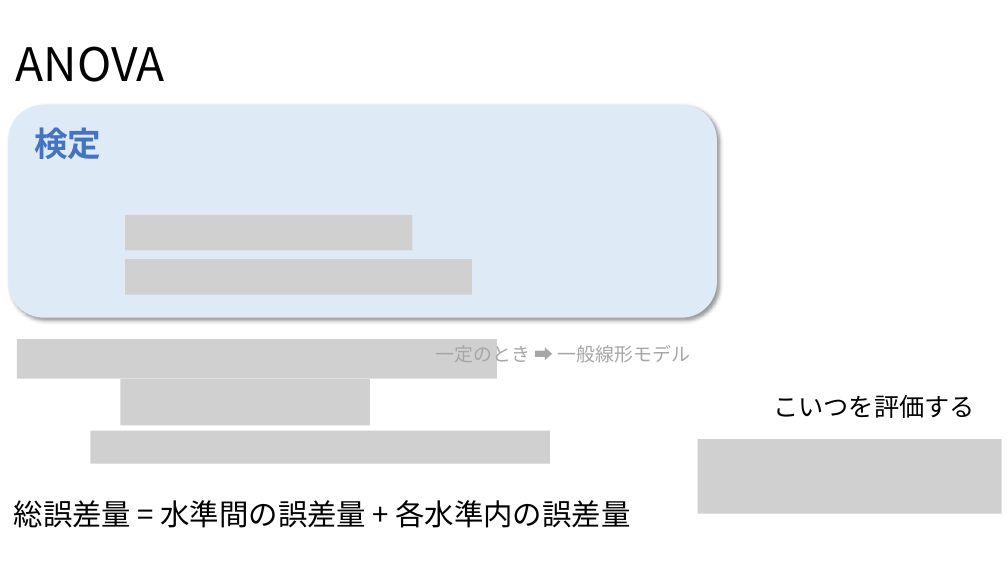
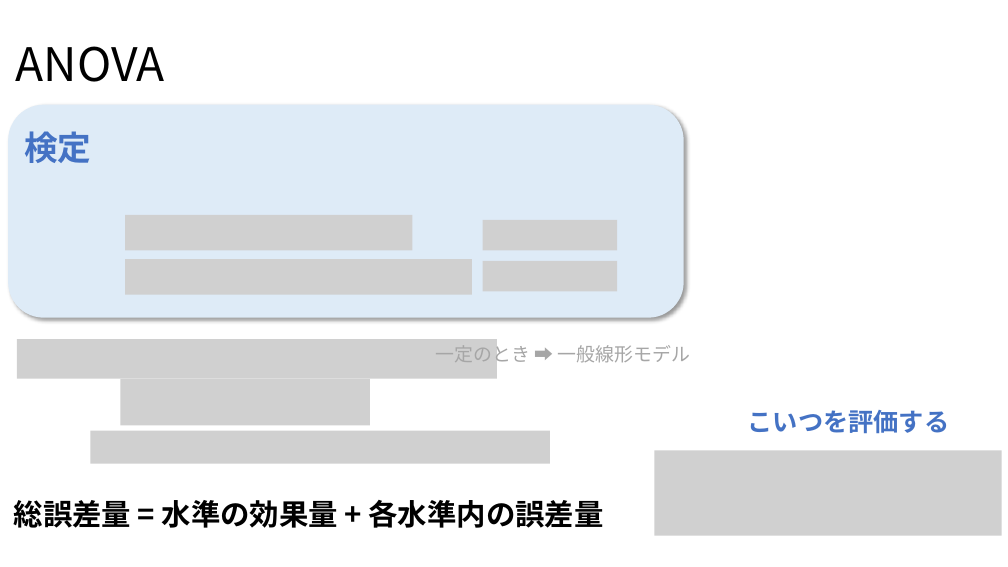
Before and after one commit to Yoshifumi14/stats, a slide deck: slide 11 of statistics2.pptx. Drawn at 1008x567 pixels with LibreOffice and Linux fonts; fonts in the diff are those of the drawing; grey boxes stand for pictures. Boxes give left, top, right and bottom in pixels: in the first picture for what was removed or moved away, otherwise in the second. Text is boxed around its words. In the diff, an @@ line names an element or a change of style, - is before the commit and + after.

Commit message:
誤差量

```diff
--- a/statistics2.pptx
+++ b/statistics2.pptx
@@ rounded rectangle: place and size @@
-rounded rectangle at box(8, 104, 718, 318)
+rounded rectangle at box(8, 104, 684, 318)
@@ text "検定": place and size @@
-text "検定" at box(34, 127, 101, 159)
+text "検定" at box(24, 131, 91, 163)
@@ picture added at box(482, 220, 617, 250) @@
@@ picture added at box(482, 261, 617, 291) @@
@@ text "こいつを評価する": place and size @@
-text "こいつを評価する" at box(773, 395, 975, 418)
+text "こいつを評価する" at box(748, 410, 950, 434)
@@ text "こいつを評価する" at box(748, 410, 950, 434): text colour #000000 to #4472C4, bold on @@
@@ picture: place and size @@
-picture at box(698, 439, 1002, 514)
+picture at box(655, 451, 1002, 536)
@@ text at box(14, 500, 604, 528): text changed; bold on @@
-総誤差量 = 水準間の誤差量 + 各水準内の誤差量
+総誤差量 = 水準の効果量 + 各水準内の誤差量
```
Also in this commit, not shown: 2 slides added, 1 slide removed, 2 other files.
